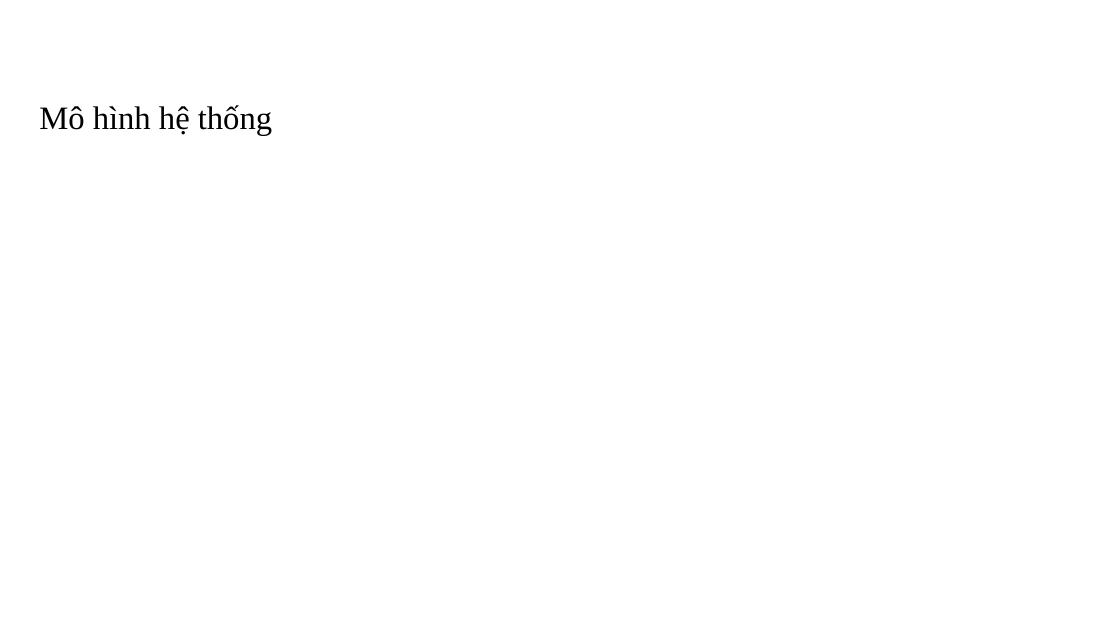
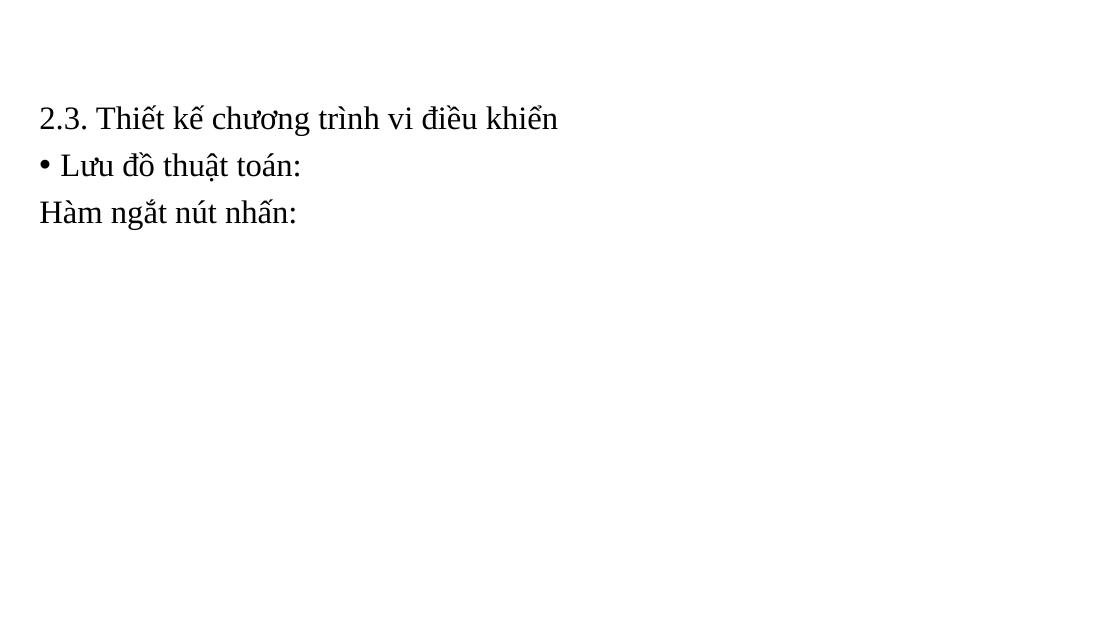
Before and after one commit to kurooroo/DATN, a slide deck: slide 17 of documents/20210111_NguyenTuanAnh_ppt.pptx (slide 19 before the commit). Drawn at 1120x630 pixels with LibreOffice and Linux fonts; fonts in the diff are those of the drawing; background and template pictures are left out. Boxes give left, top, right and bottom in pixels: in the first picture for what was removed or moved away, otherwise in the second. Text is boxed around its words. In the diff, an @@ line names an element or a change of style, - is before the commit and + after.

```diff
--- a/documents/20210111_NguyenTuanAnh_ppt.pptx
+++ b/documents/20210111_NguyenTuanAnh_ppt.pptx
@@ text at [39, 105, 558, 229]: text changed @@
-Mô hình hệ thống
+2.3. Thiết kế chương trình vi điều khiển
+• Lưu đồ thuật toán:
+Hàm ngắt nút nhấn:
```
Also in this commit, not shown: 6 other slides changed, 3 slides added, 8 other files.
